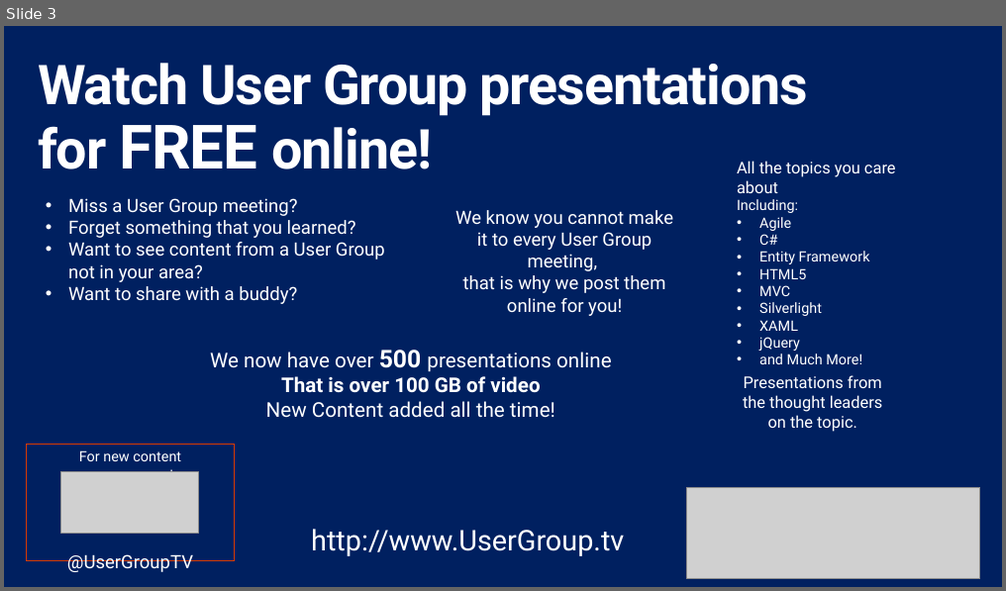
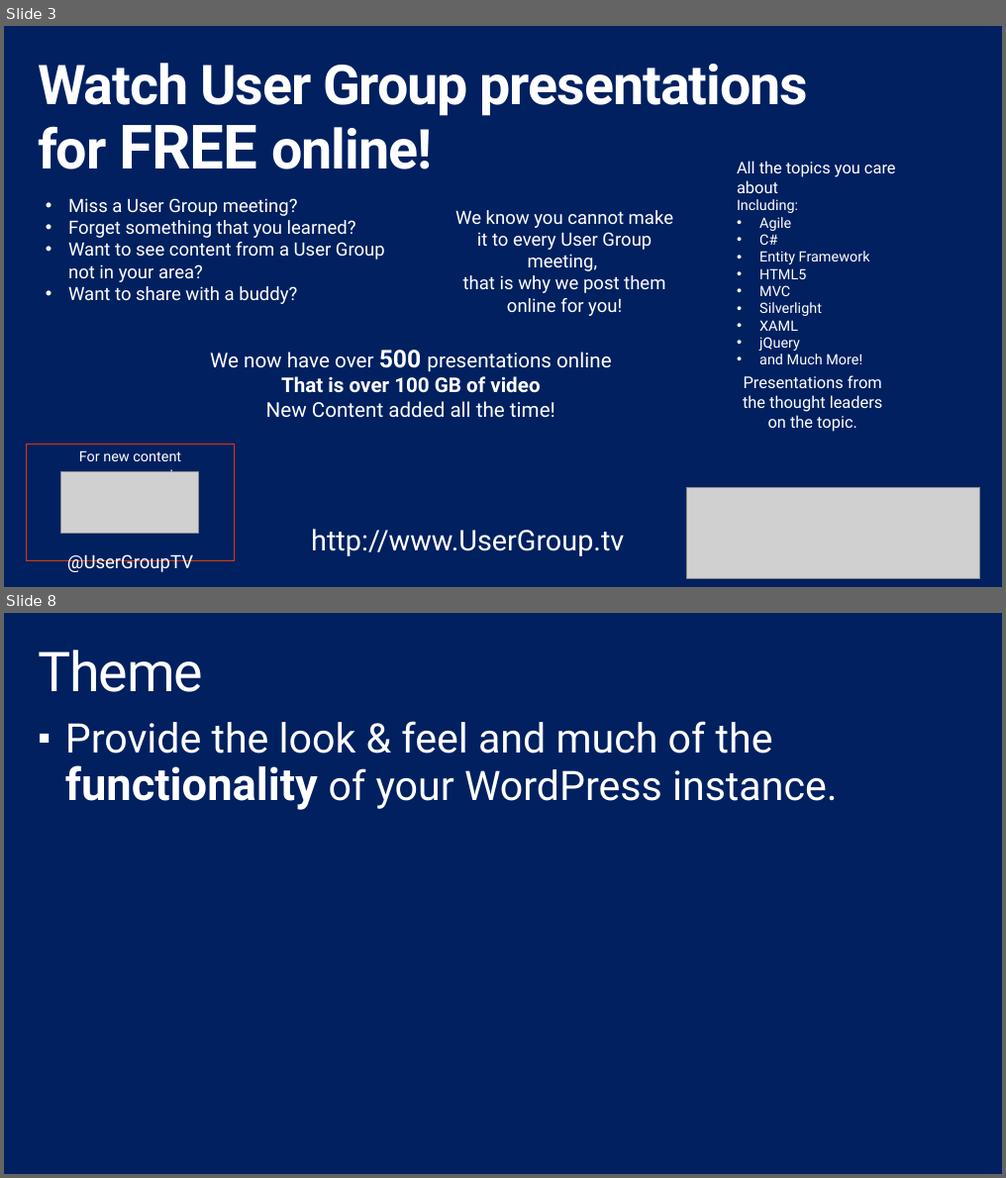
Before and after one commit to shawnweisfeld/20160906_GiveCampDevBootcamp, a slide deck: DevBootcamp.pptx. Shown one above the other, each under a label of ours: slide 3 before the commit, slides 3 and 8 after it; the slides between them are not shown. The pictures are 1006x591 and 1006x1178 pixels, drawn with LibreOffice and Linux fonts; fonts in the diff are those of the drawing; grey boxes stand for pictures; background and template pictures are left out. Boxes give left, top, right and bottom in pixels: in the first picture for what was removed or moved away, otherwise in the second. Text is boxed around its words. In the diff, an @@ line names an element or a change of style, - is before the commit and + after.

```diff
--- a/DevBootcamp.pptx
+++ b/DevBootcamp.pptx
@@ slide 8 added at (x1=4, y1=613, x2=1002, y2=1174), background #002060 @@
@@ title added at (x1=38, y1=650, x2=203, y2=692), 54 pt, text #FFFFFF @@
+Theme
@@ text added at (x1=65, y1=721, x2=838, y2=810), 40 pt, text #FFFFFF @@
+▪ Provide the look & feel and much of the functionality of your WordPress instance.
```
Also in this commit, not shown: 3 slides changed, 25 other slides added.
